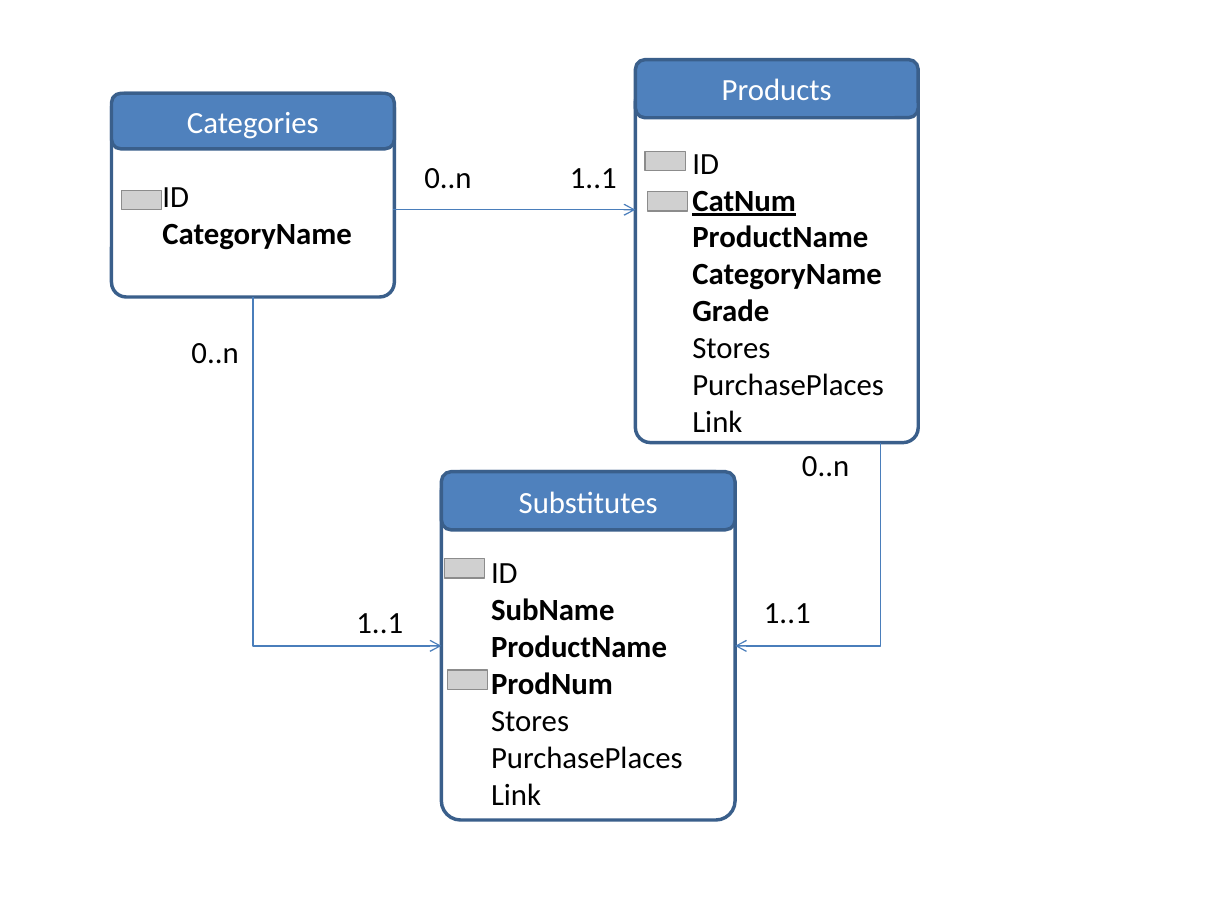
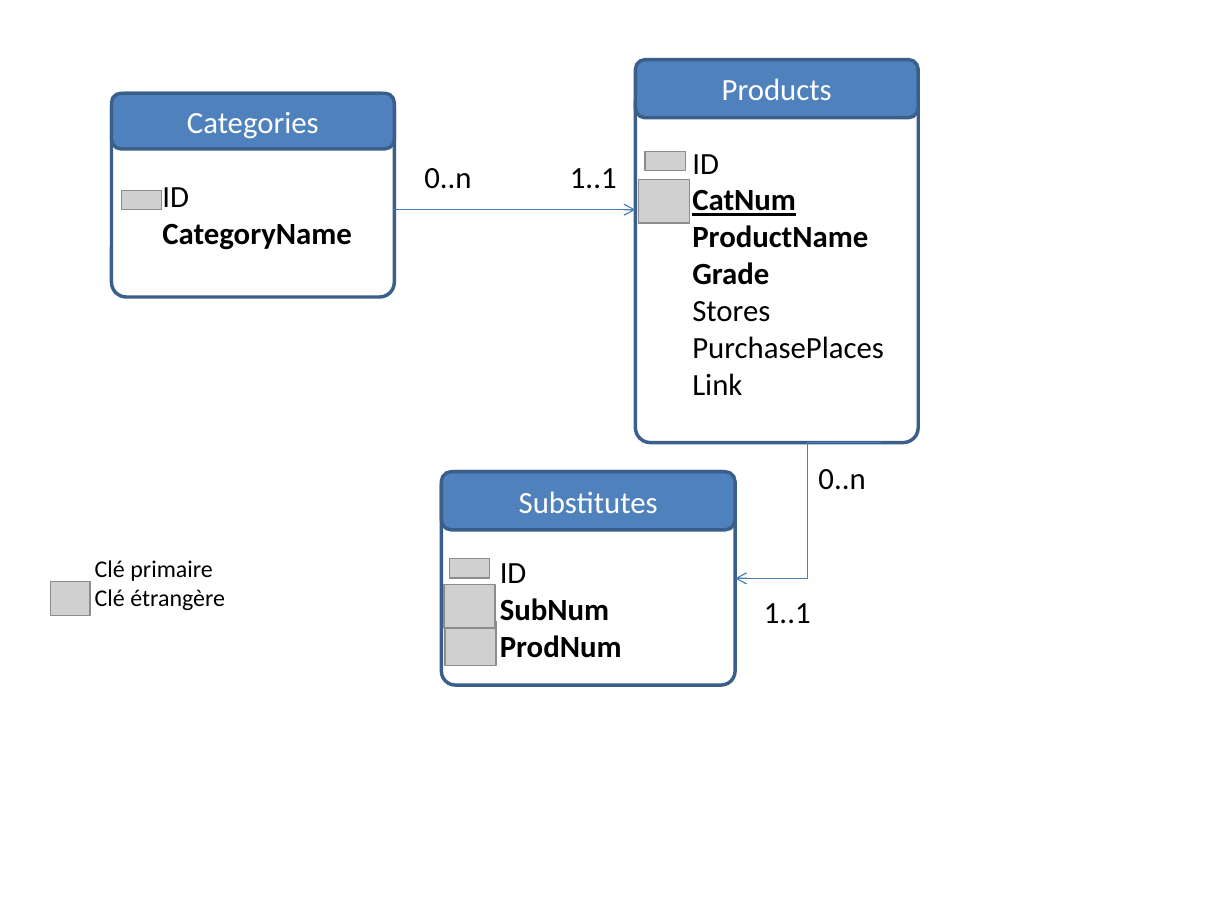
Before and after one commit to FatSin/oc-le-meme-en-mieux, a slide deck: slide 1 of doc/schéma BDD.pptx. Drawn at 1232x924 pixels with LibreOffice and Linux fonts; fonts in the diff are those of the drawing; grey boxes stand for pictures; background and template pictures are left out. Boxes give left, top, right and bottom in pixels: in the first picture for what was removed or moved away, otherwise in the second. Text is boxed around its words. In the diff, an @@ line names an element or a change of style, - is before the commit and + after.

```diff
--- a/doc/schéma BDD.pptx
+++ b/doc/schéma BDD.pptx
@@ picture added at [638, 180, 689, 223] @@
@@ picture removed at [648, 192, 689, 212] @@
@@ text at [692, 263, 881, 290]: paragraph removed @@
-CategoryName
@@ elbow arrow removed from (253, 297) to (441, 646) @@
@@ text removed at [191, 343, 238, 364] @@
-0..n
@@ elbow arrow moved from (881, 442) - (736, 646) to (881, 442) - (736, 578) @@
@@ rounded rectangle: place and size @@
-rounded rectangle at [441, 472, 734, 821]
+rounded rectangle at [441, 472, 734, 685]
@@ text "0..n": place and size @@
-text "0..n" at [802, 456, 849, 477]
+text "0..n" at [818, 469, 865, 490]
@@ text added at [95, 560, 225, 610], 14 pt, text #000000 @@
+Clé primaire
+Clé étrangère
@@ picture: place and size @@
-picture at [445, 559, 485, 579]
+picture at [450, 559, 490, 579]
@@ text "ID": place and size @@
-text "ID" at [491, 563, 683, 805]
+text "ID" at [500, 563, 622, 658]
@@ picture added at [51, 582, 90, 616] @@
@@ picture added at [444, 584, 494, 627] @@
@@ text at [500, 598, 609, 621]: text changed @@
-SubName
-ProductName
+SubNum
@@ text removed at [356, 613, 403, 634] @@
-1..1
@@ picture added at [445, 621, 495, 664] @@
@@ picture removed at [447, 670, 488, 690] @@
@@ text at [491, 711, 683, 805]: paragraphs removed @@
-Stores
-PurchasePlaces
-Link
```
Also in this commit, not shown: 3 other files.
